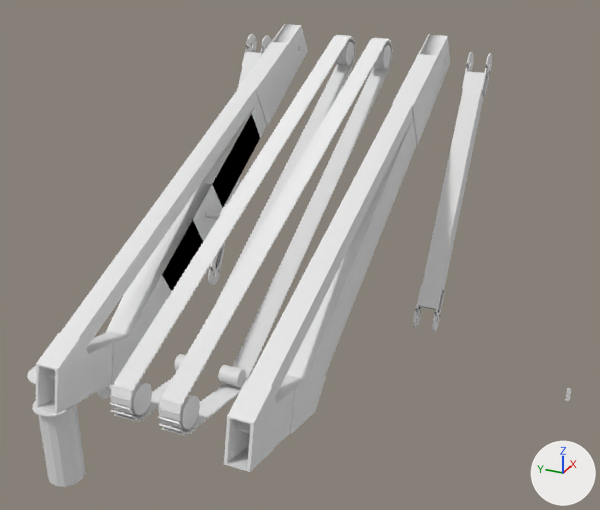
A saved change to the OBJ model Software/ROS2/src/website/public/models/theia/excavator.obj.
One viewpoint serves both versions: a 50 mm lens placed at (-17.32, 0.63, 10.42), pointed at (-6.59, 5.46, 5.06). Arrows for +X, +Y and +Z are at lower right; the lights stay in place. Where no turn or scale is listed for an object, it has been applied to the vertices.

Objects in the first picture: 'Body.005', 'Body.016', 'Body.018', 'Body.019', 'Pannel', 'Pannel.002', 'Plane.028', 'Truss.020', 'Truss.021', 'Truss.023', 'Truss.024', 'Truss.025', 'Truss.026'.
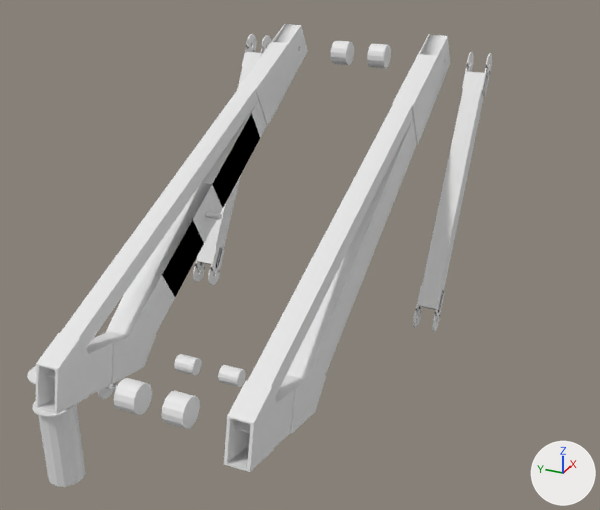
The newer file is also turned or shifted as a whole; pictures and numbers use the older file's frame.

What differs and where, as boxes [x1, y1, x2, y2] in the pictures (600 x 510 px):
'Body.018', deleted: before [158, 38, 393, 436]
'Body.019', deleted: before [110, 35, 356, 422]
'Body.016', deleted: before [565, 388, 571, 402]
'Plane.033', unchanged, uncovered by the edit: before [211, 52, 260, 265]; after [197, 52, 260, 265]

What changed in the scene script:
```text
Remove ob_body_016:
    ob_body_016 = bpy.data.objects.new('Body.016', me_body_016)
    ob_body_016.location = (0.0, 0.0, 0.0)
Remove ob_body_018:
    ob_body_018 = bpy.data.objects.new('Body.018', me_body_018)
    ob_body_018.location = (0.0, 0.0, 0.0)
Remove ob_body_019:
    ob_body_019 = bpy.data.objects.new('Body.019', me_body_019)
    ob_body_019.location = (0.0, 0.0, 0.0)
```
